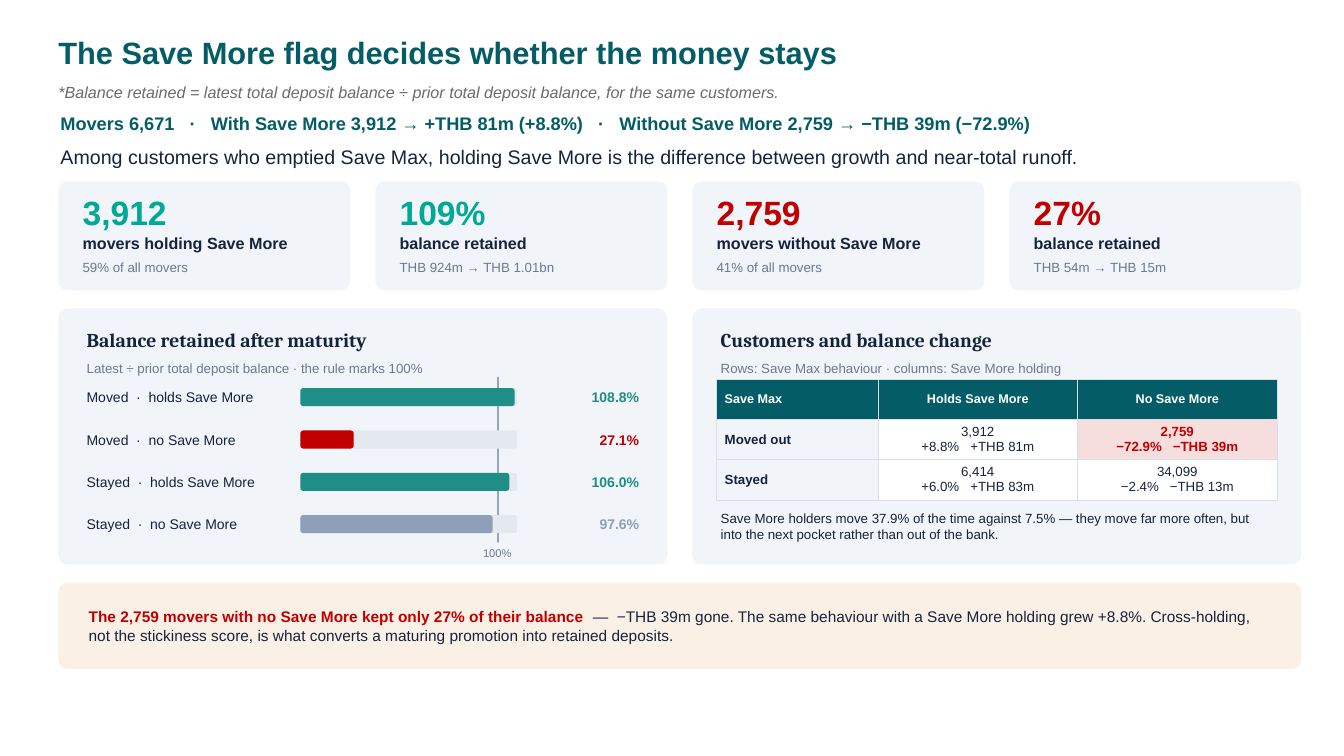
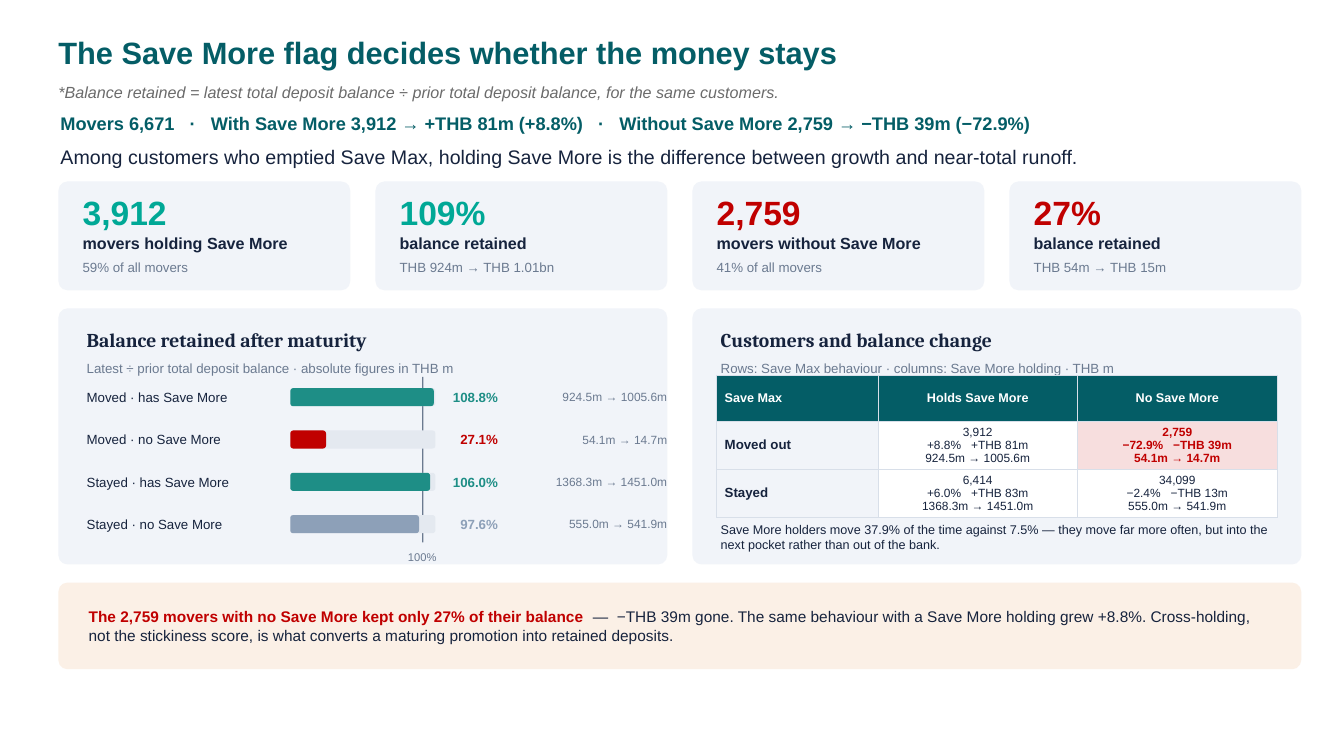
Before and after one commit to hweisim/claude_code, a slide deck: slide 11 of Deposit_Stickiness_Framework.pptx. Drawn at 1344x756 pixels with LibreOffice and Linux fonts; fonts in the diff are those of the drawing. Boxes give left, top, right and bottom in pixels: in the first picture for what was removed or moved away, otherwise in the second. Text is boxed around its words. In the diff, an @@ line names an element or a change of style, - is before the commit and + after.

```diff
--- a/Deposit_Stickiness_Framework.pptx
+++ b/Deposit_Stickiness_Framework.pptx
@@ text at <box>87,363,453,376</box>: text changed @@
-Latest ÷ prior total deposit balance · the rule marks 100%
+Latest ÷ prior total deposit balance · absolute figures in THB m
@@ rounded rectangle: place and size @@
-rounded rectangle at <box>300,388,517,406</box>
+rounded rectangle at <box>290,388,436,406</box>
@@ rounded rectangle: place and size @@
-rounded rectangle at <box>300,388,515,406</box>
+rounded rectangle at <box>290,388,434,406</box>
@@ rectangle: place and size @@
-rectangle at <box>497,377,498,542</box>
+rectangle at <box>422,377,423,542</box>
@@ text "108.8%": place and size @@
-text "108.8%" at <box>592,392,639,402</box>
+text "108.8%" at <box>453,392,498,402</box>
@@ table at <box>717,375,1277,514</box> @@
-row 2, column 2: 3,912 / +8.8% +THB 81m
+row 2, column 2: 3,912 / +8.8% +THB 81m / 924.5m → 1005.6m
-row 2, column 3: 2,759 / −72.9% −THB 39m
+row 2, column 3: 2,759 / −72.9% −THB 39m / 54.1m → 14.7m
-row 3, column 2: 6,414 / +6.0% +THB 83m
+row 3, column 2: 6,414 / +6.0% +THB 83m / 1368.3m → 1451.0m
-row 3, column 3: 34,099 / −2.4% −THB 13m
+row 3, column 3: 34,099 / −2.4% −THB 13m / 555.0m → 541.9m
@@ table: place and size @@
-table at <box>717,379,1277,495</box>
+table at <box>717,375,1277,514</box>
@@ text at <box>721,363,1114,375</box>: text changed @@
-Rows: Save Max behaviour · columns: Save More holding
+Rows: Save Max behaviour · columns: Save More holding · THB m
@@ text at <box>87,392,227,402</box>: text changed; size 10 to 9.5 pt @@
-Moved · holds Save More
+Moved · has Save More
@@ text added at <box>562,393,667,401</box>, 8.5 pt, text #6B7A90 @@
+924.5m → 1005.6m
@@ rounded rectangle: place and size @@
-rounded rectangle at <box>300,431,354,449</box>
+rounded rectangle at <box>290,431,436,449</box>
@@ rounded rectangle at <box>290,431,436,449</box>: fill #C00000 to #E4E9F0 @@
@@ rounded rectangle added at <box>290,431,326,449</box>, fill #C00000 @@
@@ rounded rectangle removed at <box>300,431,517,449</box> @@
@@ text "27.1%": place and size @@
-text "27.1%" at <box>600,435,640,445</box>
+text "27.1%" at <box>460,434,498,444</box>
@@ text added at <box>582,436,667,444</box>, 8.5 pt, text #6B7A90 @@
+54.1m → 14.7m
@@ text at <box>87,477,229,490</box>: text changed; size 10 to 9.5 pt @@
-Stayed · holds Save More
+Stayed · has Save More
@@ rounded rectangle: place and size @@
-rounded rectangle at <box>300,473,509,491</box>
+rounded rectangle at <box>290,473,431,491</box>
@@ rounded rectangle: place and size @@
-rounded rectangle at <box>300,473,517,491</box>
+rounded rectangle at <box>290,473,436,491</box>
@@ text "106.0%": place and size @@
-text "106.0%" at <box>592,477,639,487</box>
+text "106.0%" at <box>453,477,498,487</box>
@@ text added at <box>556,478,667,486</box>, 8.5 pt, text #6B7A90 @@
+1368.3m → 1451.0m
@@ rounded rectangle: place and size @@
-rounded rectangle at <box>300,515,493,533</box>
+rounded rectangle at <box>290,515,419,533</box>
@@ rounded rectangle: place and size @@
-rounded rectangle at <box>300,515,517,533</box>
+rounded rectangle at <box>290,515,436,533</box>
@@ size 10 to 9.5 pt in 6 elements at <box>453,392,498,402</box>, <box>87,434,221,444</box>, <box>87,519,222,532</box>, <box>460,434,498,444</box>, <box>453,477,498,487</box>, <box>460,520,498,529</box> @@
@@ text "97.6%": place and size @@
-text "97.6%" at <box>600,519,640,529</box>
+text "97.6%" at <box>460,520,498,529</box>
@@ text added at <box>569,520,667,528</box>, 8.5 pt, text #6B7A90 @@
+555.0m → 541.9m
@@ text "Save More holders move 37.9% ...": place and size @@
-text "Save More holders move 37.9% ..." at <box>721,513,1249,542</box>
+text "Save More holders move 37.9% ..." at <box>721,525,1268,552</box>
@@ text "Save More holders move 37.9% ..." at <box>721,525,1268,552</box>: size 9.5 to 9 pt @@
@@ text "100%": place and size @@
-text "100%" at <box>483,549,512,557</box>
+text "100%" at <box>408,553,437,561</box>
```
Also in this commit, not shown: 1 other file.
